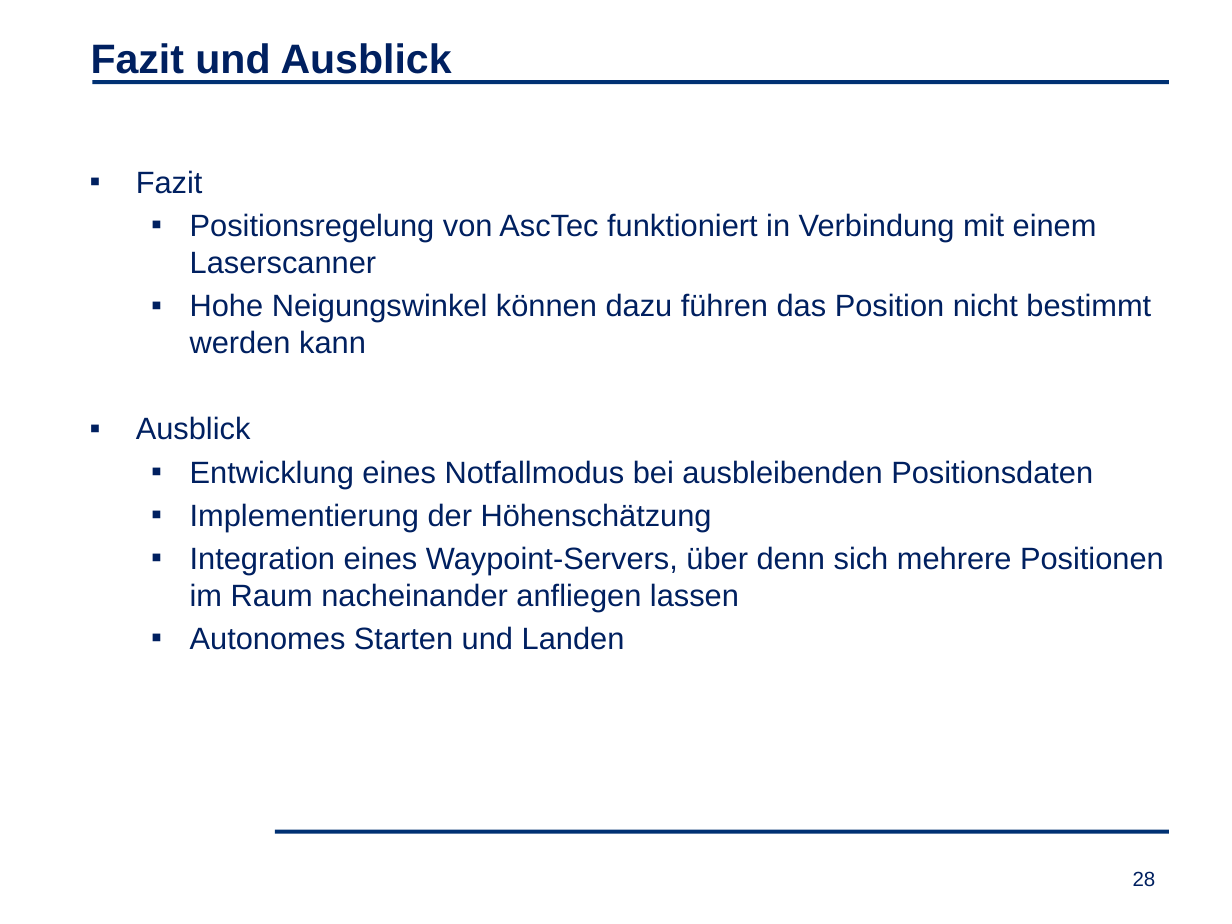
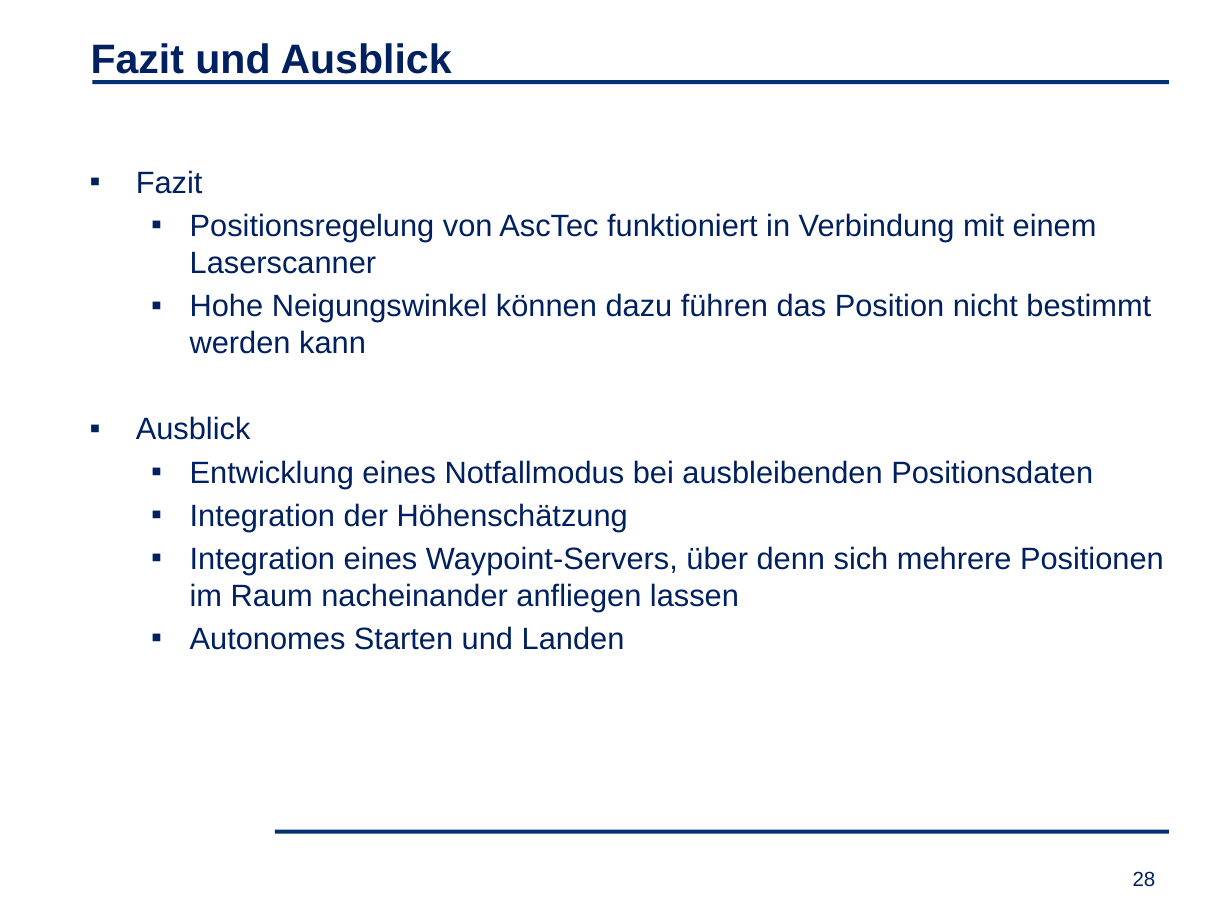
Before and after one commit to matwelter/Abschlusspraesentation, a slide deck: slide 28 of Abschlusspräsentation_LIKE.pptx. Drawn at 1232x924 pixels with LibreOffice and Linux fonts; fonts in the diff are those of the drawing; background and template pictures are left out. Boxes give left, top, right and bottom in pixels: in the first picture for what was removed or moved away, otherwise in the second. Text is boxed around its words. In the diff, an @@ line names an element or a change of style, - is before the commit and + after.

Commit message:
Integration

```diff
--- a/Abschlusspräsentation_LIKE.pptx
+++ b/Abschlusspräsentation_LIKE.pptx
@@ text at [190,503,628,531]: text changed @@
-  ▪ Implementierung der Höhenschätzung
+  ▪ Integration der Höhenschätzung
```
